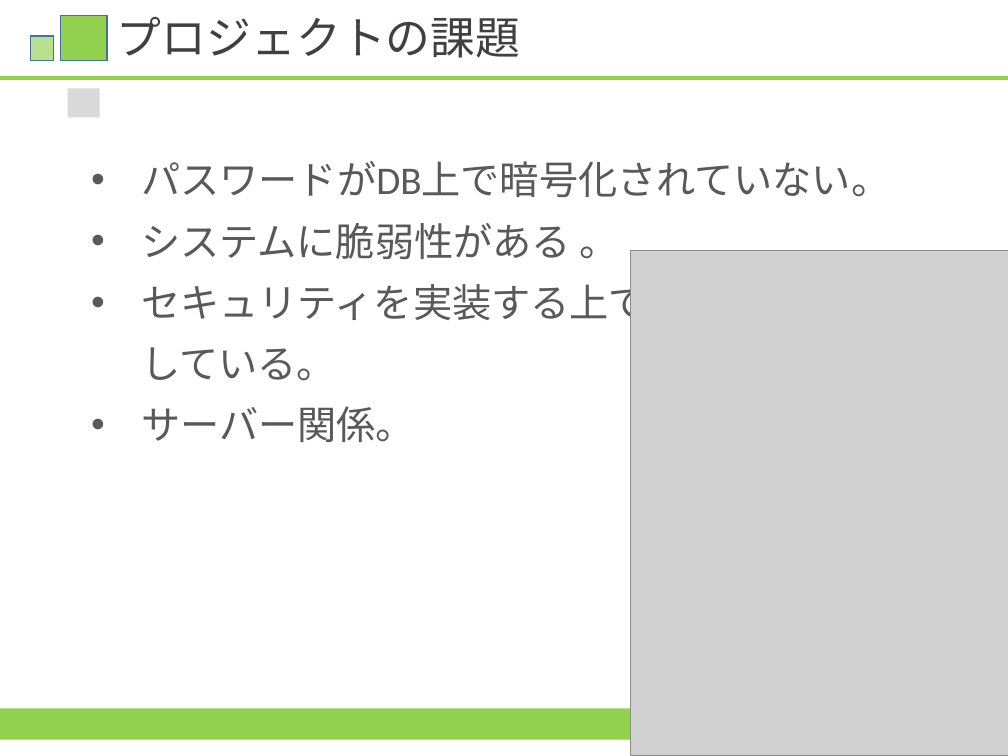
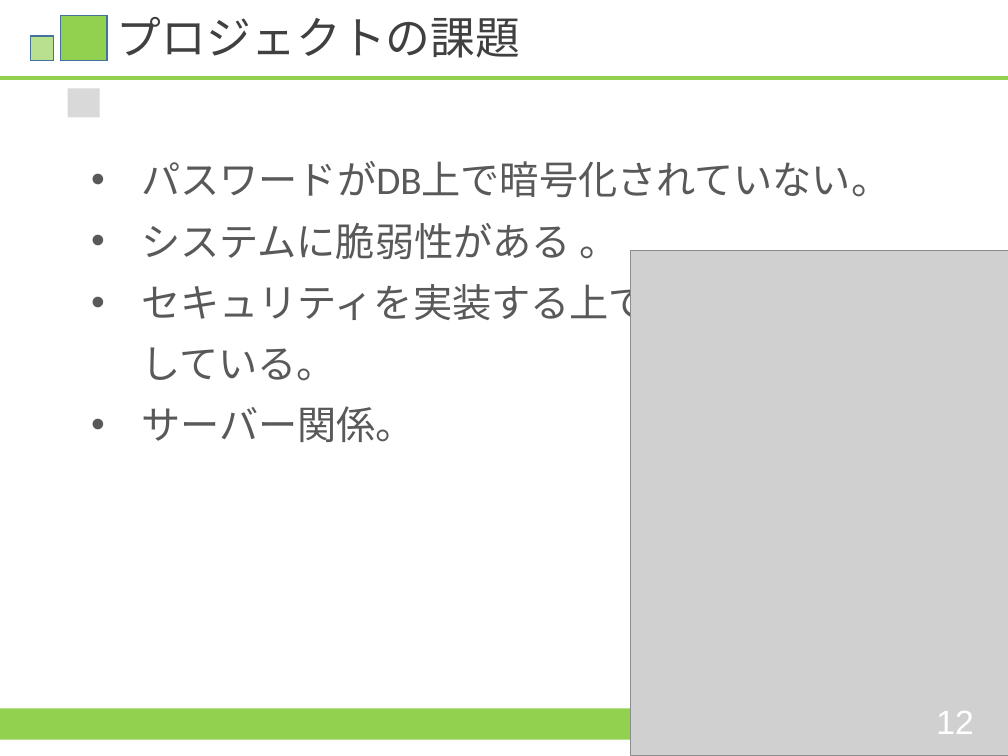
Before and after one commit to HamuroAC/Hamfile, a slide deck: slide 17 of 資料/発表資料.pptx. Drawn at 1008x756 pixels with LibreOffice and Linux fonts; fonts in the diff are those of the drawing; grey boxes stand for pictures. Boxes give left, top, right and bottom in pixels: in the first picture for what was removed or moved away, otherwise in the second. Text is boxed around its words. In the diff, an @@ line names an element or a change of style, - is before the commit and + after.

```diff
--- a/資料/発表資料.pptx
+++ b/資料/発表資料.pptx
@@ text added at <box>936,711,973,734</box>, 24 pt, text #FFFFFF @@
+12
```
Also in this commit, not shown: 12 other slides changed, 1 slide added, 1 slide removed.
